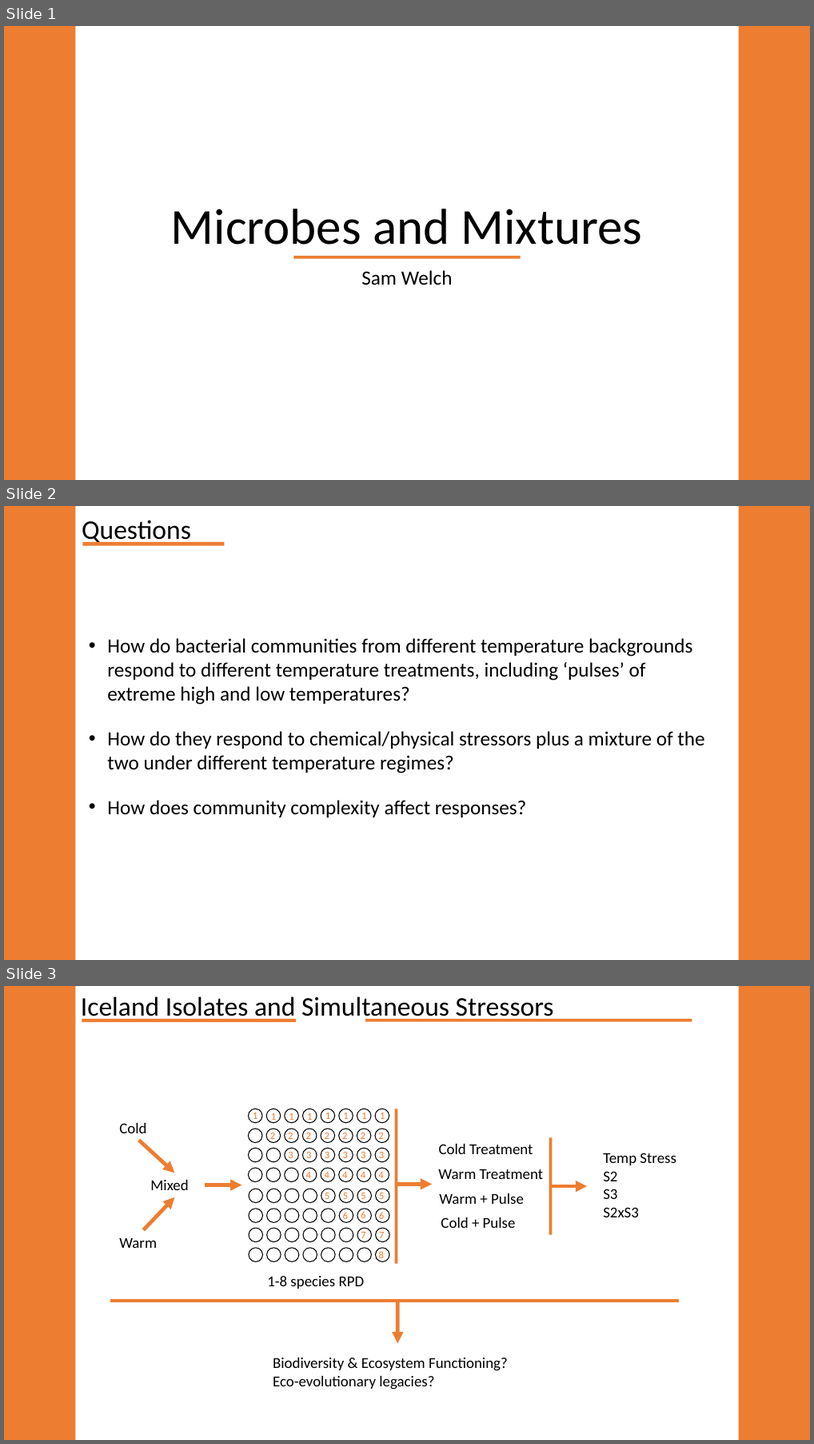
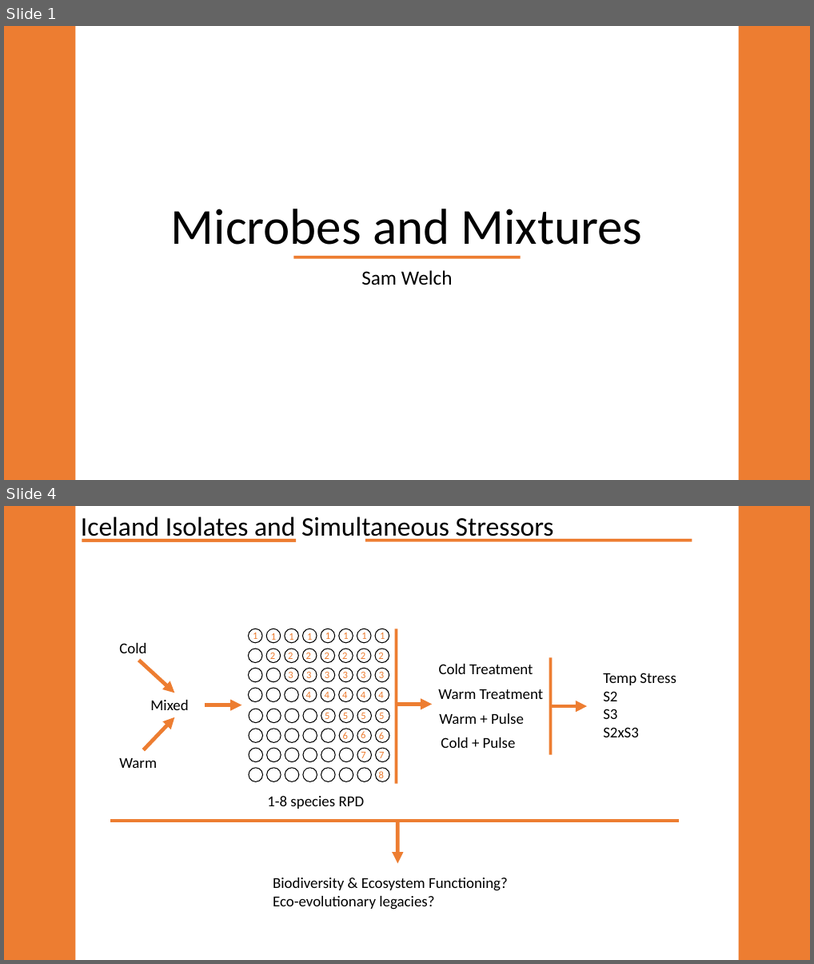
Before and after one commit to samawelch/MScProject, a slide deck: Drafts/MixToxJam.pptx. Shown one above the other, each under a label of ours: slides 1, 2 and 3 before the commit, slides 1 and 4 after it; the slides between them are not shown. The pictures are 814x1444 and 814x964 pixels, drawn with LibreOffice and Linux fonts; fonts in the diff are those of the drawing. Boxes give left, top, right and bottom in pixels: in the first picture for what was removed or moved away, otherwise in the second. Text is boxed around its words. In the diff, an @@ line names an element or a change of style, - is before the commit and + after.

```diff
--- a/Drafts/MixToxJam.pptx
+++ b/Drafts/MixToxJam.pptx
@@ slide 2 removed at box(4, 506, 810, 960), background #FFFFFF @@
@@ rectangle removed at box(4, 506, 75, 960) @@
@@ title removed at box(82, 520, 191, 546) @@
-Questions
@@ rectangle removed at box(739, 506, 810, 960) @@
@@ rectangle removed at box(82, 542, 224, 545) @@
@@ text removed at box(107, 638, 705, 817) @@
-• How do bacterial communities from different temperature backgrounds respond to different temperature treatments, including ‘pulses’ of extreme high and low temperatures?
-• How do they respond to chemical/physical stressors plus a mixture of the two under different temperature regimes?
-• How does community complexity affect responses?
@@ what was slide 3 is now slide 4 @@
```
Also in this commit, not shown: 2 slides added, 9 other files.
